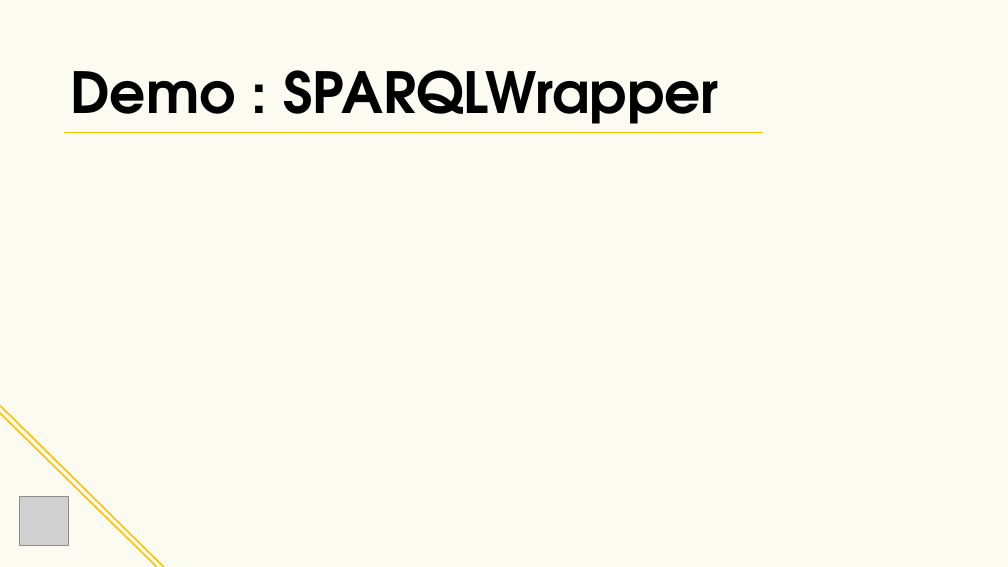
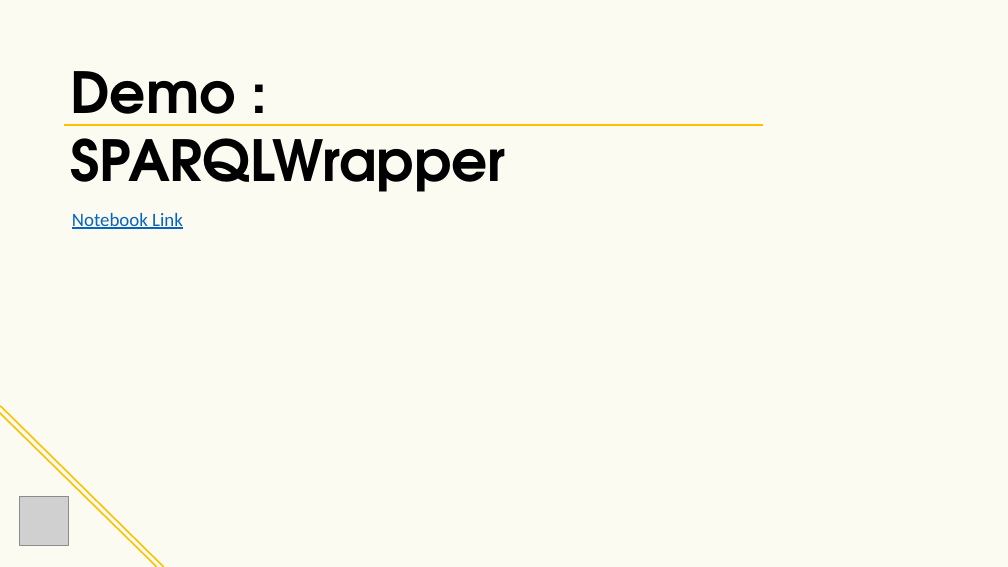
Before and after one commit to royn5618/Talks_Resources, a slide deck: slide 13 of EuroPython2021/Leveraging Linked Data using Python and SPARQL.pptx. Drawn at 1008x567 pixels with LibreOffice and Linux fonts; fonts in the diff are those of the drawing; grey boxes stand for pictures. Boxes give left, top, right and bottom in pixels: in the first picture for what was removed or moved away, otherwise in the second. Text is boxed around its words. In the diff, an @@ line names an element or a change of style, - is before the commit and + after.

```diff
--- a/EuroPython2021/Leveraging Linked Data using Python and SPARQL.pptx
+++ b/EuroPython2021/Leveraging Linked Data using Python and SPARQL.pptx
@@ text at (x1=70, y1=71, x2=506, y2=192): text changed @@
-Demo : SPARQLWrapper
+Demo :
+SPARQLWrapper
@@ line moved from (64, 132) - (763, 132) to (64, 125) - (763, 125) @@
@@ text added at (x1=72, y1=213, x2=183, y2=229), 18 pt, text #0563C1, underline @@
+Notebook Link
```
Also in this commit, not shown: 1 other slide changed, 1 slide added, 1 slide removed.
